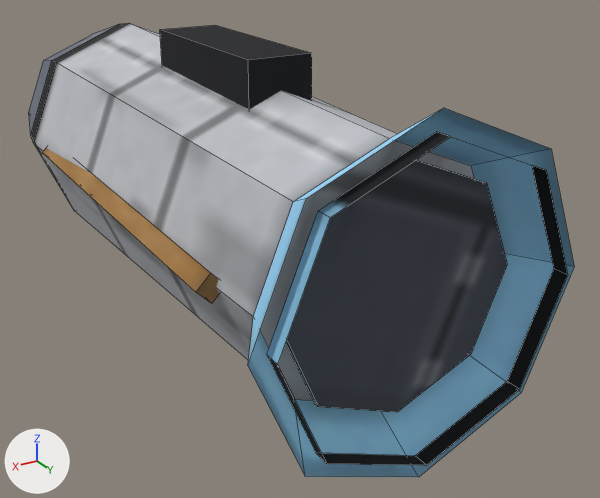
An edit to the OBJ model tenebris-rs/assets/models/ship_nacelle.obj, drawn before and after from the same camera.
Rendered twice from a 50 mm camera at (1.247, 1.439, 0.974) aimed at (-0.228, -1.02, -0.256). Every picture has the same lights, and +X, +Y and +Z are marked at lower left. The older version comes first. Mesh edges are drawn as thin lines. Where no turn or scale is listed for an object, it has been applied to the vertices.

Names of what the first picture shows: 'bell', 'body', 'cowl', 'exhaust', 'glow', 'intake', 'pylon', 'rails'.
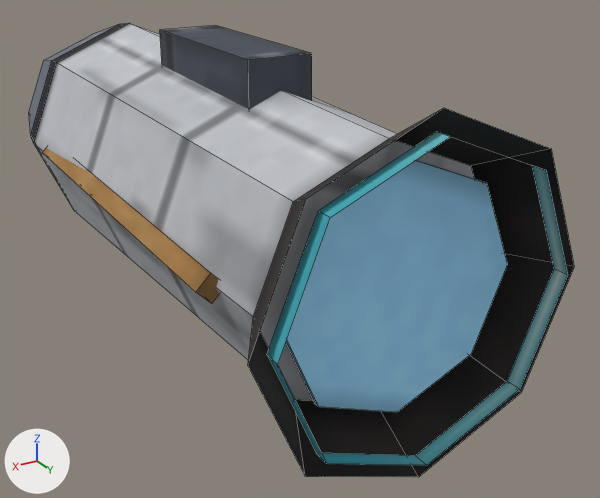
Scene script edits in JSON lines:
```json
{"block": "me_bell", "where": "me_bell.from_pydata(...)  # 16 vertices, 8 faces; spans x -0.52..0.52, y -0.2..0.0, z -0.52..0.52"}
{"block": "me_bell", "where": "# used by ob_bell; location = (0.0, 0.0, 0.0)"}
{"block": "me_bell", "change": "me_bell part 1: texture (UV) coordinates of 8 of 8 faces, centred in x -0.393..0.393, y -0.1, z -0.393..0.393, changed; they spanned u 0.01..0.47, v 0.29..0.32 and now span u 0.01..0.47, v 0.17..0.2"}
{"block": "me_exhaust", "where": "me_exhaust.from_pydata(...)  # 16 vertices, 10 faces; spans x -0.37..0.37, y -0.13..-0.11, z -0.37..0.37"}
{"block": "me_exhaust", "where": "# used by ob_exhaust; location = (0.0, 0.0, 0.0)"}
{"block": "me_exhaust", "change": "me_exhaust part 2: texture (UV) coordinates of 10 of 10 faces, centred in x -0.316..0.316, y -0.13..-0.11, z -0.316..0.316, changed; they spanned u 0.01..0.54, v 0.34..0.44 and now span u 0.01..0.54, v 0.23..0.32"}
{"block": "me_glow", "where": "me_glow.from_pydata(...)  # 16 vertices, 8 faces; spans x -0.46..0.46, y -0.02..0.03, z -0.46..0.46"}
{"block": "me_glow", "where": "# used by ob_glow; location = (0.0, 0.0, 0.0)"}
{"block": "me_glow", "change": "me_glow part 3: texture (UV) coordinates of 8 of 8 faces, centred in x -0.393..0.393, y 0.005, z -0.393..0.393, changed; they spanned u 0.49..0.9, v 0.31..0.32 and now span u 0.49..0.9, v 0.19..0.2"}
{"block": "me_pylon", "where": "me_pylon.from_pydata(...)  # 8 vertices, 6 faces; spans x -0.11..0.11, y -1.432..-0.752, z 0.0..0.52"}
{"block": "me_pylon", "where": "# used by ob_pylon; location = (0.0, 0.0, 0.0)"}
{"block": "me_pylon", "change": "me_pylon part 4: 6 kept faces spanning x -0.11..0.11, y -1.432..-0.752, z 0.0..0.52 get new texture (UV) coordinates"}
```

Changed parts and their boxes (x1, y1, x2, y2) in the pictures (600 x 498 px):
```json
{"part": 1, "of": "me_bell", "change": "surface changed", "before": [248, 108, 574, 477], "after": [248, 108, 574, 477], "on screen": "blue to black"}
{"part": 2, "of": "me_exhaust", "change": "surface changed", "before": [286, 160, 507, 412], "after": [286, 160, 507, 412], "on screen": "black to blue"}
{"part": 3, "of": "me_glow", "change": "surface changed", "before": [267, 132, 567, 466], "after": [267, 132, 567, 466]}
{"part": 4, "of": "me_pylon", "change": "surface changed", "before": [160, 25, 312, 110], "after": [160, 25, 312, 110], "on screen": "lighter"}
```
